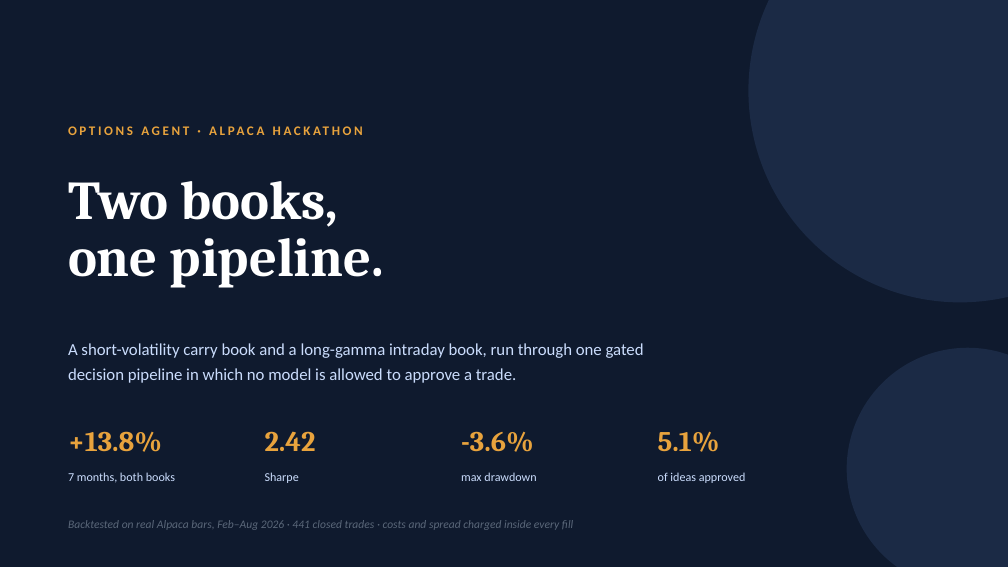
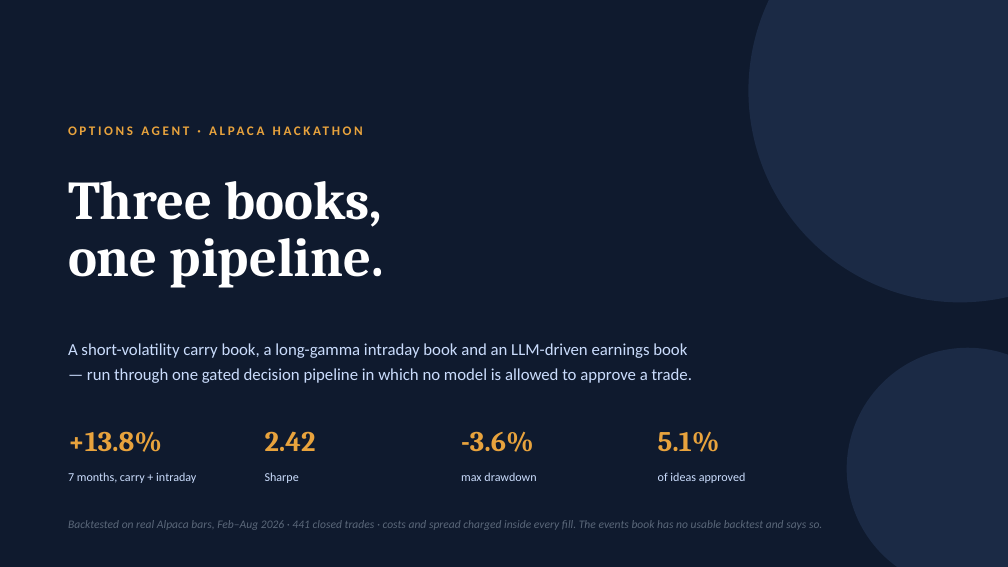
Before and after one commit to hivan04/alpaca-hackathon, a slide deck: slide 1 of docs/options-agent-strategy.pptx. Drawn at 1008x567 pixels with LibreOffice and Linux fonts; fonts in the diff are those of the drawing. Boxes give left, top, right and bottom in pixels: in the first picture for what was removed or moved away, otherwise in the second. Text is boxed around its words. In the diff, an @@ line names an element or a change of style, - is before the commit and + after.

Commit message:
events safety-net change

```diff
--- a/docs/options-agent-strategy.pptx
+++ b/docs/options-agent-strategy.pptx
@@ text at bbox=[68, 181, 383, 227]: text changed @@
-Two books,
+Three books,
@@ text at bbox=[68, 343, 692, 383]: text changed @@
-A short-volatility carry book and a long-gamma intraday book, run through one gated decision pipeline in which no model is allowed to approve a trade.
+A short-volatility carry book, a long-gamma intraday book and an LLM-driven earnings book — run through one gated decision pipeline in which no model is allowed to approve a trade.
@@ text at bbox=[68, 472, 196, 483]: text changed @@
-7 months, both books
+7 months, carry + intraday
@@ text at bbox=[68, 520, 822, 530]: text changed @@
-Backtested on real Alpaca bars, Feb–Aug 2026 · 441 closed trades · costs and spread charged inside every fill
+Backtested on real Alpaca bars, Feb–Aug 2026 · 441 closed trades · costs and spread charged inside every fill. The events book has no usable backtest and says so.
```
Also in this commit, not shown: 5 other slides changed, 4 slides added, 18 other files.
